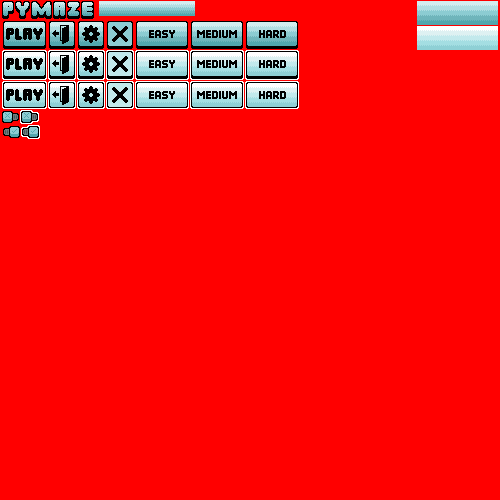
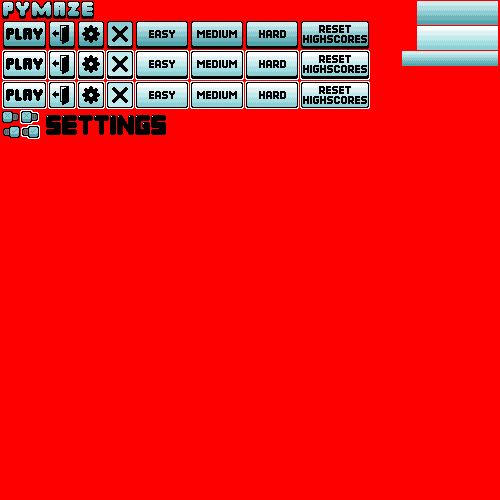
Layers edited between the first and the second (500, 500) image:
painted on "Paint Layer 2" (1st of 3) over [46, 1, 448, 135]
painted on "Paint Layer 2" (2nd of 3) over [46, 1, 498, 135]
painted on "Paint Layer 2" (3rd of 3) over [64, 1, 498, 128]
painted on "Paint Layer 3" over [46, 1, 498, 135]
